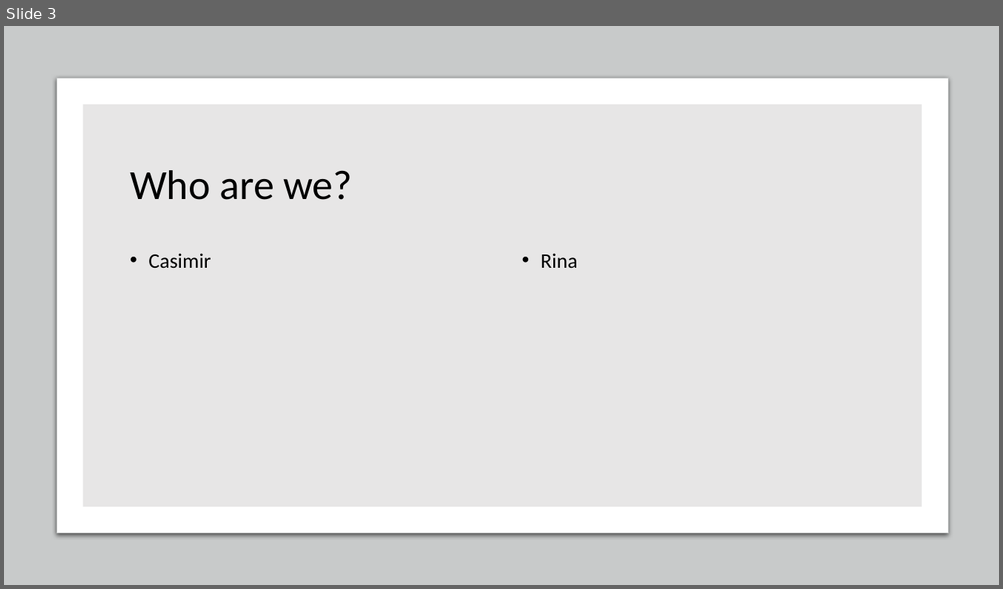
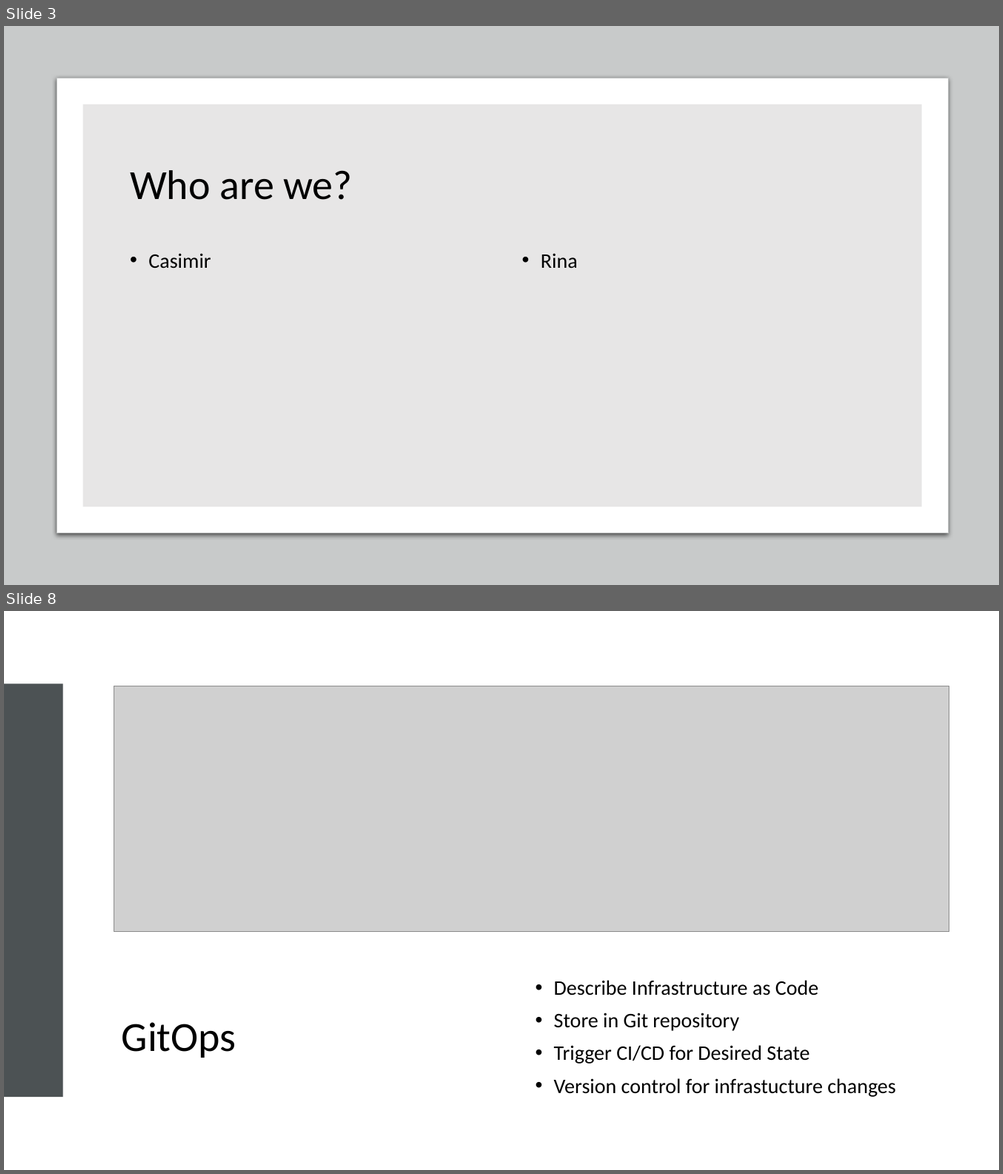
Before and after one commit to casimiri/k8stech, a slide deck: slides/Introduction to Kubernetes.pptx. Shown one above the other, each under a label of ours: slide 3 before the commit, slides 3 and 8 after it; the slides between them are not shown. The pictures are 1003x589 and 1003x1174 pixels, drawn with LibreOffice and Linux fonts; fonts in the diff are those of the drawing; grey boxes stand for pictures. Boxes give left, top, right and bottom in pixels: in the first picture for what was removed or moved away, otherwise in the second. Text is boxed around its words. In the diff, an @@ line names an element or a change of style, - is before the commit and + after.

```diff
--- a/slides/Introduction to Kubernetes.pptx
+++ b/slides/Introduction to Kubernetes.pptx
@@ slide 8 added at (x1=4, y1=611, x2=999, y2=1170), background #FFFFFF @@
@@ rectangle added at (x1=4, y1=684, x2=63, y2=1097), fill #4C5254 @@
@@ picture added at (x1=114, y1=686, x2=949, y2=932) @@
@@ text added at (x1=554, y1=980, x2=896, y2=1097), 20 pt, text #000000 @@
+• Describe Infrastructure as Code
+• Store in Git repository
+• Trigger CI/CD for Desired State
+• Version control for infrastucture changes
@@ title added at (x1=122, y1=1022, x2=236, y2=1058), 40 pt, text #000000 @@
+GitOps
```
Also in this commit, not shown: 3 slides changed, 2 other slides added, 1 slide removed, 1 other file.
